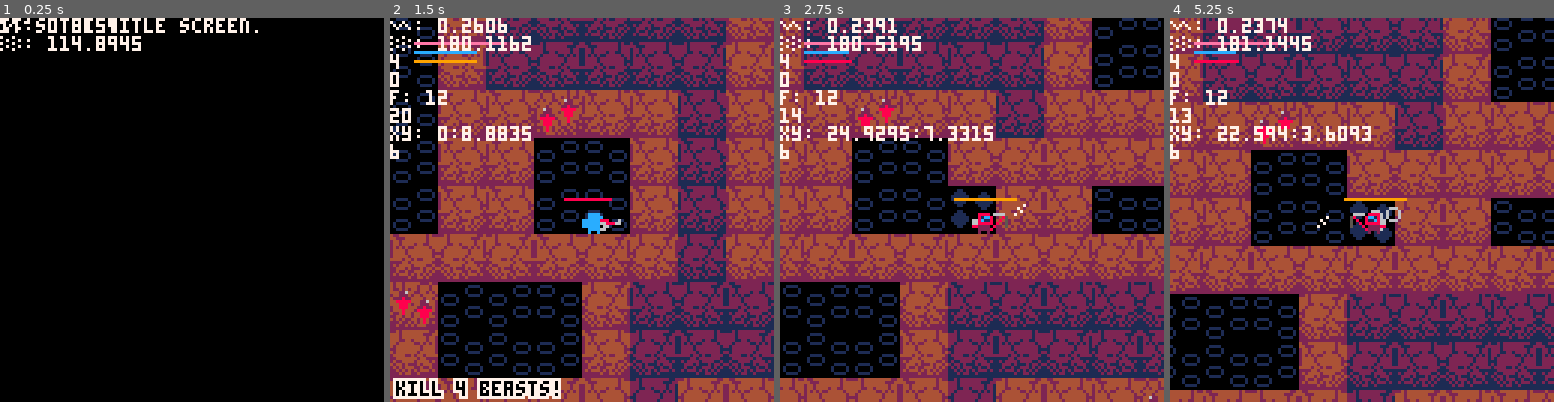
Above: before the commit, frames 1-4 (left to right).
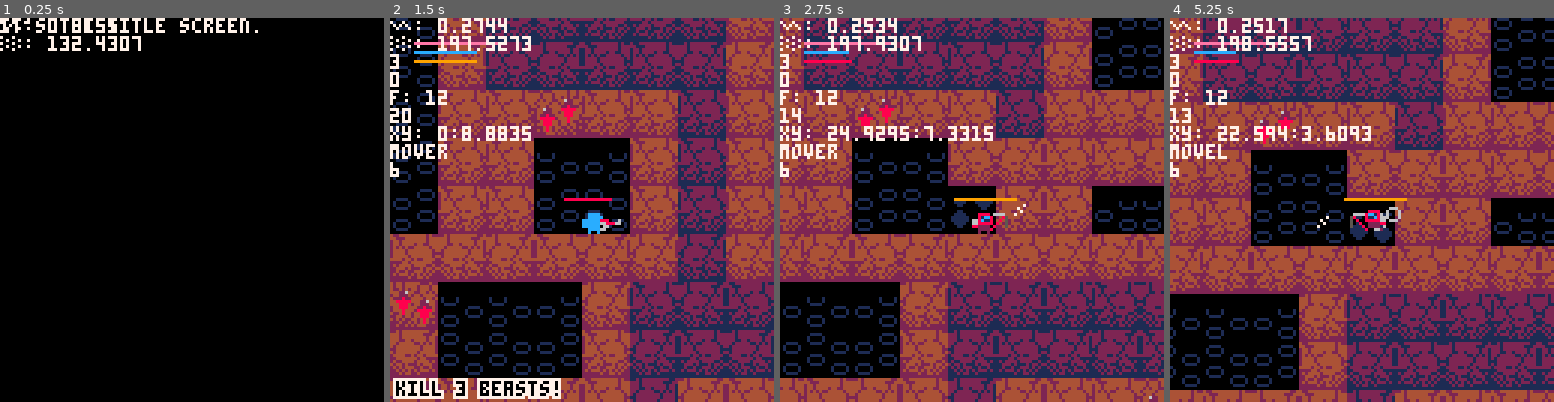
Above: after the commit, the same moments.

Repository: verdog/moon-miner
Game: PICO-8 cartridge miner.p8
Same seed, same stepped clock (60 frames per second), same inputs: the game is played once before the commit and once after it.
Inputs:
- Up to frame 1 (0.25 s): no input
- Up to frame 2 (1.5 s): tap X (X key) at 0.33, 1.07 s; tap O (Z key) at 0.7 s
- Up to frame 3 (2.75 s): hold Right 1.6-2.1 s; tap O (Z key) at 1.7, 2.1, 2.5 s; tap X (X key) at 1.85 s; hold Up 2.15-2.42 s; hold Right from 2.47 s (still down)
- Up to frame 4 (5.25 s): tap O (Z key) every 0.4 s from 2.9 to 4.9 s; tap X (X key) at 2.97, 4.08, 5.2 s; release Right at 3.03 s; hold Left 3.08-3.58 s; hold Down 3.63-3.97 s; hold Right 4.02-4.68 s; hold Up 4.73-5.03 s; hold Left from 5.08 s (still down)

The runs differ from the first frame. In frame 1, 0.2% of the frame differs, in the area x 16-37%, y 0-9%; in frame 2, 1.2%; in frame 3, 1.4%; in frame 4, 1.6%, in the area x 0-100%, y 0-76%.

Commit message:
committing again after months of forgetting to

Diff:
--- a/miner.p8
+++ b/miner.p8
@@ -16,7 +16,7 @@
 	player.x = 0
 	player.y = 0
 
-	_global.goal = flr(#enemies*.75)
+	_global.goal = flr(#enemies*.65)
 	_global.killed = 0
 
 	ui_init()
@@ -83,6 +83,8 @@
 -- debug system
 function debug_init()
 	debug_table = {}
+	_debug = true
+	menuitem(1,"toggle debug", function() _debug=not _debug end)
 end
 
 function debug(str, key)
@@ -96,8 +98,10 @@
 
 function debug_draw()
 	local cam = _global.cam
-	for i=1,#debug_table do
-		print(debug_table[i],cam.x,cam.y+6*i-6,7)
+	if _debug == true then
+		for i=1,#debug_table do
+			print(debug_table[i],cam.x,cam.y+6*i-6,7)
+		end
 	end
 end
 
@@ -243,15 +247,70 @@
 
 function _actor:collides(a)
 	if not (
-		self.x > a.x+a.width or
-		self.x+self.width < a.x or
-		self.y > a.y+a.height or
-		self.y+self.height < a.y
+		self.x > a.x+a.width-1 or
+		self.x+self.width-1 < a.x or
+		self.y > a.y+a.height-1 or
+		self.y+self.height-1 < a.y
 	) then
 		return a
 	else
 		return nil
 	end
+end
+
+function _actor:has_los(a,dx,dy)
+	local mytilex = flr((self.x+self.width/2)/16)
+	local mytiley = flr((self.y+self.height/2)/16)
+	local ottilex = flr((a.x+a.width/2)/16)
+	local ottiley = flr((a.y+a.height/2)/16)
+
+	if dx > 0 then
+		for i=mytilex,mytilex+dx do
+			if i==ottilex and mytiley == ottiley then
+				return true
+			end
+			if not map_empty(map_get(i,mytiley)) then
+				return false
+			end
+		end
+	else
+		for i=mytilex,mytilex+dx,-1 do
+			if i==ottilex and mytiley == ottiley then
+				return true
+			end
+			if not map_empty(map_get(i,mytiley)) then
+				return false
+			end
+		end
+	end
+
+	if dy > 0 then
+		for i=mytiley,mytiley+dy do
+			if i==ottiley and mytilex == ottilex then
+				return true
+			end
+			if not map_empty(map_get(mytilex,i)) then
+				return false
+			end
+		end
+	else
+		for i=mytiley,mytiley+dy,-1 do
+			if i==ottiley and mytilex == ottilex then
+				return true
+			end
+			if not map_empty(map_get(mytilex,i)) then
+				return false
+			end
+		end
+	end
+
+	return false
+end
+
+function _actor:pops()
+	local s = self.states[#self.states]
+	self.states[#self.states] = nil
+	return s
 end
 -->8
 -- player
@@ -407,6 +466,8 @@
 		dsprite = dsprite + 16*t()%2
 		if self.grounded then
 			weapony -= 16*t()%2
+		else
+			dsprite = self.sprite + 1
 		end
 	end
 
@@ -452,13 +513,19 @@
 	vfx_p_blood(self.x+4,self.y+4,.5+rnd(1),15+rnd(12),8,6)
 end
 
+function _player:hit_proj(p)
+	self.hp -= p.damage
+	vfx_p_blood(self.x+4,self.y+4,.5+rnd(1),15+rnd(12),8,6)
+	vfx_shake(2)
+end
+
 function _player:inv(t)
 	self.invuln = true
 	self.invulnt = t
 end
 
 function _player:die()
-	vfx_p_death(self.x+8,self.y+8,.5+rnd(1),15+rnd(12),8,6)
+	vfx_p_death(self.x+4,self.y+4,.5+rnd(1),15+rnd(12),8,6)
 	_global.state = "dead"
 	message("you're dead.")
 end
@@ -474,6 +541,7 @@
 map_t2s[32] = 66
 map_t2s[33] = 96
 map_t2s[34] = 96
+map_t2s[35] = 96
 
 -- feature table
 map_features = {
@@ -612,6 +680,11 @@
 			else
 				spr(98,x*16,y*16,2,2,bxor(fx,fy)!=1)
 			end
+
+			-- shadows
+			if map_empty(tile) == true and map_empty(map_get(x,y-1)) == false then
+				rectfill(x*16,y*16,x*16+15,y*16+4,0)
+			end
 		end
 	end
 end
@@ -656,6 +729,16 @@
 				)
 			end
 
+			if tile == 35 then
+				-- scorp
+				add(enemies,
+					_scorp:new({
+						x=(x-f.x+i)*16,
+						y=(y-f.y+j)*16
+					})
+				)
+			end
+
 			map_place(x-f.x+i,y-f.y+j,map_t2s[tile])
 		end
 	end
@@ -664,7 +747,7 @@
 	for i = f.x,f.x+f.w-1 do
 		for j = f.y,f.y+f.h-1 do
 			tile = mget(i%mw,j%mh)
-			if tile == 33 or tile == 34 then
+			if tile == 33 or tile == 34 or tile == 35 then
 				-- air block
 				map_grow_from(x-f.x+i,y-f.y+j,false)
 			end
@@ -984,6 +1067,19 @@
 	damage=4
 })
 
+_scorp = _actor:new({
+	sprite=44,
+	name="scorp",
+	xinpacc=.016,
+	yinpacc=5.6,
+	yjump=2.5,
+	width=16,
+	height=16,
+	statet=-1,
+	damage=3,
+	hp=66
+})
+
 function _snout:die()
 	vfx_p_death(self.x+8,self.y+8,.5+rnd(1),15+rnd(12),8,6)
 	vfx_shake(8)
@@ -1029,10 +1125,10 @@
 		self:impulse(-self.xinpacc,0)
 	elseif state == "runr" then
 		self.xinp = 1
-		self:impulse(self.xinpacc*6,0)
+		self:impulse(self.xinpacc*8,0)
 	elseif state == "runl" then
 		self.ximp = -1
-		self:impulse(self.xinpacc*-6,0)
+		self:impulse(self.xinpacc*-8,0)
 	elseif state == "jump" then
 		if self.grounded then
 			self.yinp = -1
@@ -1070,6 +1166,7 @@
 			end
 		end
 	elseif flr(self.y/16) == flr(player.y/16)
+	and self:has_los(player,4*sgn(self.xinp),0)
 	and sgn(player.x-self.x) == sgn(self.xinp)
 	then
 		if state == "movel" then
@@ -1082,12 +1179,6 @@
 	end
 end
 
-function _snout:pops()
-	local s = self.states[#self.states]
-	self.states[#self.states] = nil
-	return s
-end
-
 function _snout:draw()
 	local dsprite = self.sprite
 	local flipx = self.xinp > 0
@@ -1096,6 +1187,109 @@
 	if self.state == "runr" or self.state == "runl" then
 		sspeed = 8
 	end
+
+	dsprite += 2*flr(sspeed*t()%2)
+
+	spr(dsprite, self.x, self.y,2,2,flipx)
+end
+
+function _scorp:die()
+	vfx_p_death(self.x+8,self.y+8,.5+rnd(1),15+rnd(12),8,6)
+	vfx_shake(8)
+	message("killed a scorp.")
+	_global.killed += 1
+	message(_global.goal - _global.killed.." to go.")
+
+	if rnd(3) < 1 then
+		add(healths, _health:new({
+			x=self.x+8,y=self.y+8,
+			xvel=rnd(2)-1,yvel=-2
+		}))
+	end
+
+	del(enemies, self)
+end
+
+function _scorp:update()
+	self.statet -= 1
+
+	if self.hp <= 0 then
+		self:die()
+		return
+	end
+
+	if self.statet == 0 then
+		self:pops()
+	end
+
+	if self.states == nil
+	or self.states[1] == nil then
+		self.states = {[1]="mover"}
+	end
+
+	local state = self.states[#self.states]
+	debug(state)
+
+	if state == "mover" or state == "movel" then
+		if flr((self.y+8)/16) == flr((player.y+4)/16)
+		and (self:has_los(player,3,0) or self:has_los(player,-3,0))
+		and player.hp > 0
+		then
+			add(self.states, "shoot")
+			self.statet = 30
+		end
+	end
+
+	if state == "mover" then
+		self.xinp = 1
+		self:impulse(self.xinpacc,0)
+	elseif state == "movel" then
+		self.xinp = -1
+		self:impulse(-self.xinpacc,0)
+	elseif state == "yump"
+	and self.grounded == true
+	then
+		self.yinp = -1
+		self:impulse(0,-self.yinpacc)
+	elseif state == "shoot" then
+		if self.statet%11 == 0 then
+			add(acids, _acid:new({
+				x=self.x+8, y=self.y+2,
+				xvel = sgn(player.x-self.x)*5
+			}))
+			self.xinp = sgn(player.x-self.x)
+		end
+	end
+
+	self:env_physics()
+	self:move(self.xvel, self.yvel)
+
+	if  self.xvel == 0
+	and self.grounded
+	and (state == "mover" or state == "movel")
+	then
+		if state == "mover" then
+			self:pops()
+			add(self.states,"movel")
+		elseif state == "movel" then
+			self:pops()
+			add(self.states,"mover")
+		end
+	elseif player.y < self.y
+	and flr((4+player.x)/16) == flr((8+self.x)/16)
+	and state != "yump"
+	and self:has_los(player,0,-3)
+	then
+		-- yump
+		add(self.states,"yump")
+		self.statet = 45
+	end
+end
+
+function _scorp:draw()
+	local dsprite = self.sprite
+	local flipx = self.xinp > 0
+	local sspeed = 5
 
 	dsprite += 2*flr(sspeed*t()%2)
 
@@ -1146,6 +1340,16 @@
 	friction = 0.90,
 })
 
+_acid = _actor:new({
+	sprite=9,
+	name="acid",
+	statet=10,
+	gravity = _global.gravity*1.5,
+	friction = .98,
+	damage = 1,
+	xmaxvel=8
+})
+
 function _proj:die()
 	vfx_p_block(self.x+4,self.y+4,1,2,6,3)
 	del(projectiles, self)
@@ -1239,10 +1443,41 @@
 	del(healths, self)
 end
 
+function _acid:die()
+	del(acids, self)
+end
+
+function _acid:update()
+	self.statet -= 1
+
+	if self.xvel == 0 then
+		self.statet = 0
+	end
+
+	if self.statet == 0 then
+		self:die()
+		return
+	end
+
+	vfx_p_smoke2(self.x,self.y+4,.5,6,6)
+
+	self:actor_physics()
+	self:env_physics()
+	self:move(self.xvel, self.yvel)
+end
+
+function _acid:actor_physics()
+	if self:collides(player) and player.hp > 0 then
+		player:hit_proj(self)
+		self:die()
+	end
+end
+
 function proj_init()
 	projectiles = {}
 	healths = {}
 	ammos={}
+	acids={}
 end
 
 function proj_update()
@@ -1255,6 +1490,9 @@
 	for a in all(ammos) do
 		a:update()
 	end
+	for a in all(acids) do
+		a:update()
+	end
 end
 
 function proj_draw()
@@ -1267,6 +1505,9 @@
 	for a in all(ammos) do
 		a:draw()
 	end
+	for a in all(acids) do
+		a:draw()
+	end
 end
 
 
@@ -1466,33 +1707,33 @@
 __map__
 2121212021212121212121212021212121202121212121212020202021212121212121212121212121212121212020202020212121202020202121212121212100000000000000000000000000000000000000000000000000000000000000000000000000000000000000000000000000000000000000000000000000000000
 2121212021212122212121212021212121202121212121212021212021212121212121212121212121212121212121212120212121212121202121212120202100000000000000000000000000000000000000000000000000000000000000000000000000000000000000000000000000000000000000000000000000000000
-2121202020202020212121212021212121202121212221212021212021202121202020202121212121212121212121212121212121212121202121212120202100000000000000000000000000000000000000000000000000000000000000000000000000000000000000000000000000000000000000000000000000000000
-2020202021212020212121212021212121202020202020202021212021202121212121202121212121212221212121212121212121212121202020202121212100000000000000000000000000000000000000000000000000000000000000000000000000000000000000000000000000000000000000000000000000000000
-2121212121212020202020202021212121202121202021212121212021202121212121202020202020202020202021212121212121222121202121212021212100000000000000000000000000000000000000000000000000000000000000000000000000000000000000000000000000000000000000000000000000000000
+2121202020202020212121212021212121202121212121212021212021202121202020202121212121212121212121212121212121212121202121212120202100000000000000000000000000000000000000000000000000000000000000000000000000000000000000000000000000000000000000000000000000000000
+2020202021212020212121212021212121202020212320202021212021202121212121202121212121212221212121212121212121212121202020202121212100000000000000000000000000000000000000000000000000000000000000000000000000000000000000000000000000000000000000000000000000000000
+2121212121212020202020202021212121202121202021212121212021202121212121202020202020202020202021212121212121212121202121212021212100000000000000000000000000000000000000000000000000000000000000000000000000000000000000000000000000000000000000000000000000000000
 2121212121212021212021212021212020202021212021212121212022202121212122202121212121212121212021212120212121202021202122212021212100000000000000000000000000000000000000000000000000000000000000000000000000000000000000000000000000000000000000000000000000000000
 2121212121212021212021212021212121212021212021212121212020202020212020202121212120212121212021212120212120202121212020202021212100000000000000000000000000000000000000000000000000000000000000000000000000000000000000000000000000000000000000000000000000000000
-2121212121212021212221212021212122212021202121212121212021212121212121202221212020212121212021222120212120202121212121212021212100000000000000000000000000000000000000000000000000000000000000000000000000000000000000000000000000000000000000000000000000000000
+2121212121212021212221212021212122212021202121212121212021212121212121202221212020212121212021222120212320202121212121212021212100000000000000000000000000000000000000000000000000000000000000000000000000000000000000000000000000000000000000000000000000000000
 2121212020202020202020202020202020202021202121212121212021212120212121202020202021212121212020202020202021202121212121212021212100000000000000000000000000000000000000000000000000000000000000000000000000000000000000000000000000000000000000000000000000000000
-2121212021212121212121212021212021212121212021212121212021212120212221202121212121212121212121212120212121202021212121212121212100000000000000000000000000000000000000000000000000000000000000000000000000000000000000000000000000000000000000000000000000000000
+2121212021212121212121212021212021212121212021212121212021212120212321202121212121212121212121212120212121202021212121212121212100000000000000000000000000000000000000000000000000000000000000000000000000000000000000000000000000000000000000000000000000000000
 2121212021212121212122212021212021212121212021212121222021212120202020202120202021202020202021212120212121212121212121212121212100000000000000000000000000000000000000000000000000000000000000000000000000000000000000000000000000000000000000000000000000000000
 2121212021212020202020202021212020202121212020202020202021212121212121212120212121202020212021212120212121212121212020202020202000000000000000000000000000000000000000000000000000000000000000000000000000000000000000000000000000000000000000000000000000000000
-2121212021212021212121212121212121202121212121212120212121212121212121212120212121212122212021212120212121212120202021212121212000000000000000000000000000000000000000000000000000000000000000000000000000000000000000000000000000000000000000000000000000000000
-2121212021212021212221212121212121202121212121212121212120212121212121212120212221202020212021212120212020202020212221212121212000000000000000000000000000000000000000000000000000000000000000000000000000000000000000000000000000000000000000000000000000000000
+2121212021212021212121212121212121202121212121212120212121212121212121212120212121212121212021212120212121232120202021212121212000000000000000000000000000000000000000000000000000000000000000000000000000000000000000000000000000000000000000000000000000000000
+2121212021212021212321212121212121202121212121212121212120212121212121212120212221202020232021212120212020202020212221212121212000000000000000000000000000000000000000000000000000000000000000000000000000000000000000000000000000000000000000000000000000000000
 2121212121212020202020202020202021212121212121212121212120212121212120202020202020202020202021212020202020202020202020202121212000000000000000000000000000000000000000000000000000000000000000000000000000000000000000000000000000000000000000000000000000000000
 2121212121212121212120212121212021212121212221212121212120212121212121202120212121202121212121212121212121212121212121202121212000000000000000000000000000000000000000000000000000000000000000000000000000000000000000000000000000000000000000000000000000000000
 2120202020202021212120212121212121212121202020202121212120202020212121202121212121202121212121212021212121212121212120202121212000000000000000000000000000000000000000000000000000000000000000000000000000000000000000000000000000000000000000000000000000000000
 2120212121212021212120212221212121212121202020202121212120212121212121202121212121202121212020202021212121212121212120212121212000000000000000000000000000000000000000000000000000000000000000000000000000000000000000000000000000000000000000000000000000000000
 2120222121212021202020202020202020202020202020202121212020212121212121202121212121202121212120202122212121212121212120212121212000000000000000000000000000000000000000000000000000000000000000000000000000000000000000000000000000000000000000000000000000000000
 2120202020202021202121212121212021212121212121212121212021212121212121212121212121202121212120202020202021212121212120212121212000000000000000000000000000000000000000000000000000000000000000000000000000000000000000000000000000000000000000000000000000000000
-2121212121212121202221212121212121212121212121212120202021212121202020212121212121202021212121212121212021212121212120212122212000000000000000000000000000000000000000000000000000000000000000000000000000000000000000000000000000000000000000000000000000000000
+2121212121212121202221212121212121212121212121212120202021212121202020212121212121202021212121212121212021212121212120212123212000000000000000000000000000000000000000000000000000000000000000000000000000000000000000000000000000000000000000000000000000000000
 2121212121212121202020212121212121212121212121212121212022212121202020212121212121212020202020202021212021212121212120202020202000000000000000000000000000000000000000000000000000000000000000000000000000000000000000000000000000000000000000000000000000000000
 2121212020202121202020212121212121212121212121212121212020202020202020202020212121212121212121212121212021212122212120212121212000000000000000000000000000000000000000000000000000000000000000000000000000000000000000000000000000000000000000000000000000000000
 2121212121202121202020212121202021212121212020202021212120212121212121212120212120202121212121212121212020202020202020212121212000000000000000000000000000000000000000000000000000000000000000000000000000000000000000000000000000000000000000000000000000000000
 2121212121212121202121212121212121212121212021212021212120212121212121212120212121202121212121212121212121212121212120212121212000000000000000000000000000000000000000000000000000000000000000000000000000000000000000000000000000000000000000000000000000000000
 2020202121212121202121212121212121212121212022212021212120212121212121212120202021202020202020202020202021212121212120212122212000000000000000000000000000000000000000000000000000000000000000000000000000000000000000000000000000000000000000000000000000000000
-2021212121212121202121212020202020202020202020212021212120212121212020212121212021212121212121212121212020212121212120202020202000000000000000000000000000000000000000000000000000000000000000000000000000000000000000000000000000000000000000000000000000000000
-2021212121212120202121212121212121212121212121212021212121212121212020212221212021212121212121212121212120212121222120202020202000000000000000000000000000000000000000000000000000000000000000000000000000000000000000000000000000000000000000000000000000000000
-2021212021212121212121212122212121212121212121212021212121212121212020202020202020212121212121212121212020212120202020212121212100000000000000000000000000000000000000000000000000000000000000000000000000000000000000000000000000000000000000000000000000000000
+2021212121212121202121212020202020202020202020212021212120212121212121212121212021212121212121212121212020212121212120202020202000000000000000000000000000000000000000000000000000000000000000000000000000000000000000000000000000000000000000000000000000000000
+2021212121212120202121212121212121212121212121212021212121212121212121212121212021212121212121212121212120212121232120202020202000000000000000000000000000000000000000000000000000000000000000000000000000000000000000000000000000000000000000000000000000000000
+2021212021212121212121212122212121212121212121212021212121212020212320202020202020212121212121212121212020212120202020212121212100000000000000000000000000000000000000000000000000000000000000000000000000000000000000000000000000000000000000000000000000000000
 2021212021212121212121202020202020212121212121212020202121212020202020212121212120202121212121212121212021212121212120212121212100000000000000000000000000000000000000000000000000000000000000000000000000000000000000000000000000000000000000000000000000000000
-2021212021212121212020202020202020202021212121212021202122212021212121212221212120202122212121212121212021212121212120212121212100000000000000000000000000000000000000000000000000000000000000000000000000000000000000000000000000000000000000000000000000000000
+2021212021212121212020202020202020202021212121212021202123212021212121212221212120202122212121212121212021212121212120212121212100000000000000000000000000000000000000000000000000000000000000000000000000000000000000000000000000000000000000000000000000000000
 2020202020202020202020202020202020202020202020202021202020202020202020202020202020202020202020202020202021212121212120212121212100000000000000000000000000000000000000000000000000000000000000000000000000000000000000000000000000000000000000000000000000000000
Not shown, changed: 24 lines of the sprite sheet (__gfx__) section of miner.p8
Not shown, changed: miner.png
Not shown, changed: todo.md
